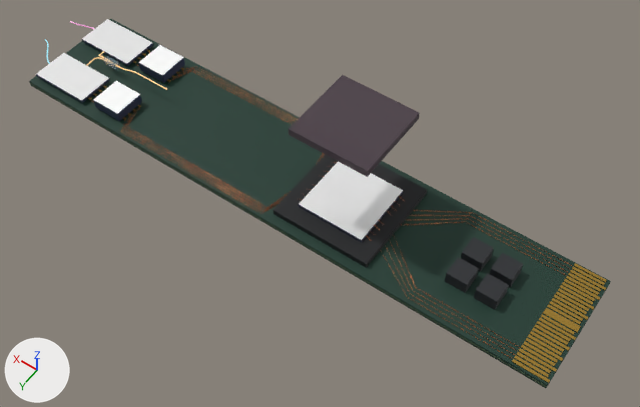
An edit to the glTF model tools/blender/references/coherent-internals.glb, drawn before and after from the same camera.
The view is the same before and after, from a 50 mm lens placed at (-0.06, 0.0713, 0.1213), pointed at (-0.0119, 0.004, 0.0155). Arrows for +X, +Y and +Z are at lower left; the lights stay in place. The picture after the commit comes second. Where no turn or scale is listed for an object, it has been applied to the vertices. Vertices at exactly the same position are counted once.

The older version as bpy lines, for what is in view:
```python
ob_reference_coherent_internals_0000 = bpy.data.objects.new('REFERENCE_coherent-internals_0000', me_mesh_0)
ob_reference_coherent_internals_0000.location = (-0.0149, 0.0, 0.0148)
ob_reference_coherent_internals_0001 = bpy.data.objects.new('REFERENCE_coherent-internals_0001', me_mesh_1)
ob_reference_coherent_internals_0001.location = (0.0392, 0.0055, 0.0143)
ob_reference_coherent_internals_0003 = bpy.data.objects.new('REFERENCE_coherent-internals_0003', me_mesh_3)
ob_reference_coherent_internals_0003.location = (0.0285, 0.0055, 0.0149)
ob_reference_coherent_internals_0008 = bpy.data.objects.new('REFERENCE_coherent-internals_0008', me_mesh_8)
ob_reference_coherent_internals_0008.location = (0.0, 0.0, 0.0)
ob_reference_coherent_internals_0009 = bpy.data.objects.new('REFERENCE_coherent-internals_0009', me_mesh_9)
ob_reference_coherent_internals_0009.location = (0.0, 0.0, 0.0)
ob_reference_coherent_internals_0012 = bpy.data.objects.new('REFERENCE_coherent-internals_0012', me_mesh_12)
ob_reference_coherent_internals_0012.location = (0.0, 0.0, 0.0)
ob_reference_coherent_internals_0013 = bpy.data.objects.new('REFERENCE_coherent-internals_0013', me_mesh_13)
ob_reference_coherent_internals_0013.location = (0.0, 0.0, 0.0)
ob_reference_coherent_internals_0014 = bpy.data.objects.new('REFERENCE_coherent-internals_0014', me_mesh_14)
ob_reference_coherent_internals_0014.location = (0.0, 0.0, 0.0)
ob_reference_coherent_internals_0015 = bpy.data.objects.new('REFERENCE_coherent-internals_0015', me_mesh_15)
ob_reference_coherent_internals_0015.location = (0.0, 0.0, 0.0)
# also in view: 'REFERENCE_coherent-internals_0010' at (-0.004, 0.0, 0.013); 'REFERENCE_coherent-internals_0006' at (-0.004, 0.0, 0.013); 'REFERENCE_coherent-internals_0004' at (0.0285, -0.0055, 0.0149); 'REFERENCE_coherent-internals_0007' at (-0.038, 0.0, 0.0146); 'REFERENCE_coherent-internals_0005' at (-0.0149, 0.0, 0.0314)
```
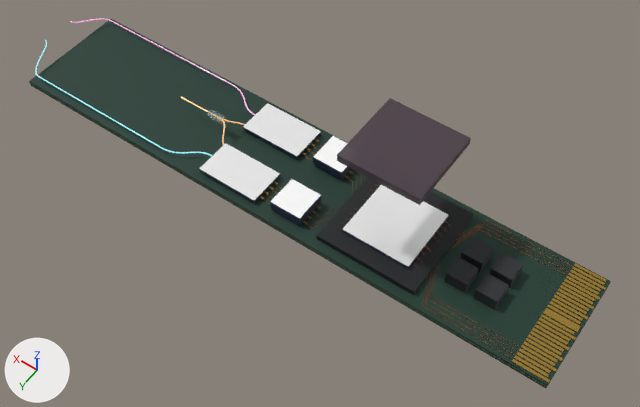
Diff of the bpy script that builds the scene:
```diff
--- a/tools/blender/references/coherent-internals.glb.py
+++ b/tools/blender/references/coherent-internals.glb.py
@@ me_mesh_8 @@
-me_mesh_8.from_pydata(...)  # 8 vertices, 12 faces; spans x -0.0234..-0.0064, y -0.0085..0.0085, z 0.0135..0.0145
+me_mesh_8.from_pydata(...)  # 8 vertices, 12 faces; spans x -0.0315..-0.0145, y -0.0085..0.0085, z 0.0135..0.0145
+# me_mesh_8 part 1: the whole mesh is moved by (-0.0081, 0.0, 0.0)
 me_mesh_8.materials.append(mat_physical_8)
@@ me_mesh_9 @@
-me_mesh_9.from_pydata(...)  # 8 vertices, 12 faces; spans x 0.0335..0.0365, y -0.0005..0.0005, z 0.0153..0.0163
+me_mesh_9.from_pydata(...)  # 8 vertices, 12 faces; spans x 0.01..0.013, y -0.0005..0.0005, z 0.0163..0.0173
+# me_mesh_9 part 2: the whole mesh is moved by (-0.0235, 0.0, 0.001)
 me_mesh_9.materials.append(mat_physical_9)
@@ me_mesh_12 @@
-me_mesh_12.from_pydata(...)  # 1792 vertices, 3328 faces; spans x -0.0477..0.0337, y -0.0095..0.0096, z 0.0135..0.0151
+me_mesh_12.from_pydata(...)  # 1616 vertices, 3072 faces; spans x -0.0477..-0.003, y -0.0094..0.0094, z 0.0135..0.0151
+# me_mesh_12 part 3: 16 loose pieces with 960 vertices, spanning x -0.0092..0.0258, y -0.0095..0.0096, z 0.0135..0.0151, are deleted
+# me_mesh_12 part 4: 368 vertices removed from x -0.031..-0.0206, y -0.0094..0.0094, z 0.0135..0.0151; 1152 vertices added at x -0.0335..-0.0112, y -0.0094..0.0094, z 0.0135..0.0151
+# other edits to the shape of me_mesh_12 do not show in these pictures
 me_mesh_12.materials.append(mat_physical_12)
@@ me_mesh_13 @@
-me_mesh_13.from_pydata(...)  # 362 vertices, 675 faces; spans x 0.0221..0.0393, y -0.0022..0.0022, z 0.0144..0.0169
+me_mesh_13.from_pydata(...)  # 252 vertices, 465 faces; spans x 0.008..0.019, y -0.0029..0.0027, z 0.0144..0.0169
+# me_mesh_13 part 5: 362 vertices removed from x 0.0221..0.0393, y -0.0022..0.0022, z 0.0144..0.0169
+# me_mesh_13 part 6: 252 vertices added at x 0.008..0.019, y -0.0029..0.0027, z 0.0144..0.0169
 me_mesh_13.materials.append(mat_physical_13)
@@ me_mesh_14 @@
-me_mesh_14.from_pydata(...)  # 111 vertices, 200 faces; spans x 0.04468..0.04782, y 0.00288..0.0056, z 0.01438..0.01661
+me_mesh_14.from_pydata(...)  # 232 vertices, 420 faces; spans x 0.00799..0.04784, y 0.00289..0.00901, z 0.01438..0.0166
+# me_mesh_14 part 7: 110 vertices removed from x 0.04468..0.04782, y 0.00288..0.0056, z 0.01438..0.01661; 231 vertices added at x 0.00799..0.04784, y 0.00289..0.00901, z 0.01438..0.0166
 me_mesh_14.materials.append(mat_physical_14)
@@ me_mesh_15 @@
-me_mesh_15.from_pydata(...)  # 111 vertices, 200 faces; spans x 0.04468..0.04782, y -0.00562..-0.00289, z 0.01438..0.01661
+me_mesh_15.from_pydata(...)  # 232 vertices, 420 faces; spans x 0.00799..0.04784, y -0.00902..-0.00289, z 0.01438..0.0166
+# me_mesh_15 part 8: 110 vertices removed from x 0.04468..0.04782, y -0.00562..-0.00289, z 0.01438..0.01661; 231 vertices added at x 0.00799..0.04784, y -0.00902..-0.00289, z 0.01438..0.0166
 me_mesh_15.materials.append(mat_physical_15)
@@ ob_reference_coherent_internals_0000 @@
 ob_reference_coherent_internals_0000 = bpy.data.objects.new('REFERENCE_coherent-internals_0000', me_mesh_0)
-ob_reference_coherent_internals_0000.location = (-0.0149, 0.0, 0.0148)
+ob_reference_coherent_internals_0000.location = (-0.023, 0.0, 0.0148)
@@ ob_reference_coherent_internals_0001 @@
 ob_reference_coherent_internals_0001 = bpy.data.objects.new('REFERENCE_coherent-internals_0001', me_mesh_1)
-ob_reference_coherent_internals_0001.location = (0.0392, 0.0055, 0.0143)
+ob_reference_coherent_internals_0001.location = (0.0025, 0.0055, 0.0143)
@@ ob_reference_coherent_internals_0002 @@
 ob_reference_coherent_internals_0002 = bpy.data.objects.new('REFERENCE_coherent-internals_0002', me_mesh_2)
-ob_reference_coherent_internals_0002.location = (0.0392, -0.0055, 0.0143)
+ob_reference_coherent_internals_0002.location = (0.0025, -0.0055, 0.0143)
@@ ob_reference_coherent_internals_0003 @@
 ob_reference_coherent_internals_0003 = bpy.data.objects.new('REFERENCE_coherent-internals_0003', me_mesh_3)
-ob_reference_coherent_internals_0003.location = (0.0285, 0.0055, 0.0149)
+ob_reference_coherent_internals_0003.location = (-0.0085, 0.0055, 0.0149)
@@ ob_reference_coherent_internals_0004 @@
 ob_reference_coherent_internals_0004 = bpy.data.objects.new('REFERENCE_coherent-internals_0004', me_mesh_4)
-ob_reference_coherent_internals_0004.location = (0.0285, -0.0055, 0.0149)
+ob_reference_coherent_internals_0004.location = (-0.0085, -0.0055, 0.0149)
@@ ob_reference_coherent_internals_0005 @@
 ob_reference_coherent_internals_0005 = bpy.data.objects.new('REFERENCE_coherent-internals_0005', me_mesh_5)
-ob_reference_coherent_internals_0005.location = (-0.0149, 0.0, 0.0314)
+ob_reference_coherent_internals_0005.location = (-0.023, 0.0, 0.0314)
```

Pixel boxes [x1, y1, x2, y2] of what changed, in the pictures (640 x 407 px):
'REFERENCE_coherent-internals_0005', moved: before [288, 75, 420, 177]; after [337, 98, 471, 205]
'REFERENCE_coherent-internals_0008', moved: before [273, 155, 427, 268]; after [316, 177, 473, 295]
'REFERENCE_coherent-internals_0000', moved: before [298, 162, 403, 242]; after [342, 185, 449, 269]
'REFERENCE_coherent-internals_0001', moved: before [36, 53, 110, 103]; after [199, 143, 280, 203]
'REFERENCE_coherent-internals_0002', moved: before [82, 19, 153, 66]; after [243, 103, 321, 159]
'REFERENCE_coherent-internals_0003', moved: before [93, 81, 142, 121]; after [270, 179, 321, 226]
'REFERENCE_coherent-internals_0004', moved: before [139, 45, 185, 83]; after [313, 136, 351, 180]
'REFERENCE_coherent-internals_0012', reshaped (36% narrower, 28% shorter): before [93, 59, 572, 359]; after [266, 144, 572, 359]
'REFERENCE_coherent-internals_0014', reshaped (2883% wider, 350% taller): before [45, 39, 50, 64]; after [35, 40, 213, 156]
'REFERENCE_coherent-internals_0015', reshaped (615% wider, 1000% taller): before [70, 21, 95, 29]; after [70, 18, 255, 116]
'REFERENCE_coherent-internals_0009', moved: before [103, 56, 120, 70]; after [207, 109, 226, 124]
'REFERENCE_coherent-internals_0013', reshaped (20% narrower, 23% taller): before [87, 51, 167, 90]; after [181, 97, 245, 145]
part 3 of me_mesh_12, deleted: before [121, 66, 336, 213]
part 4 of me_mesh_12, built on: before [365, 210, 528, 307]; after [304, 173, 528, 307]
part 5 of me_mesh_13, deleted: before [87, 51, 167, 90]
part 6 of me_mesh_13, added: after [181, 97, 245, 145]
